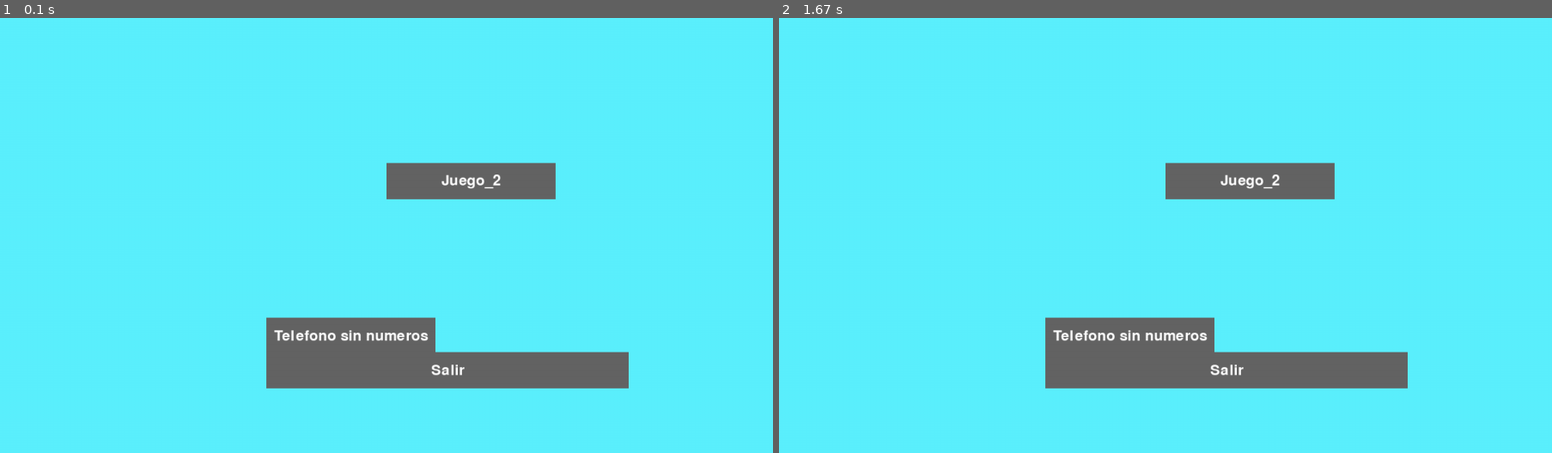
Above: before the commit, frames 1-2 (left to right).
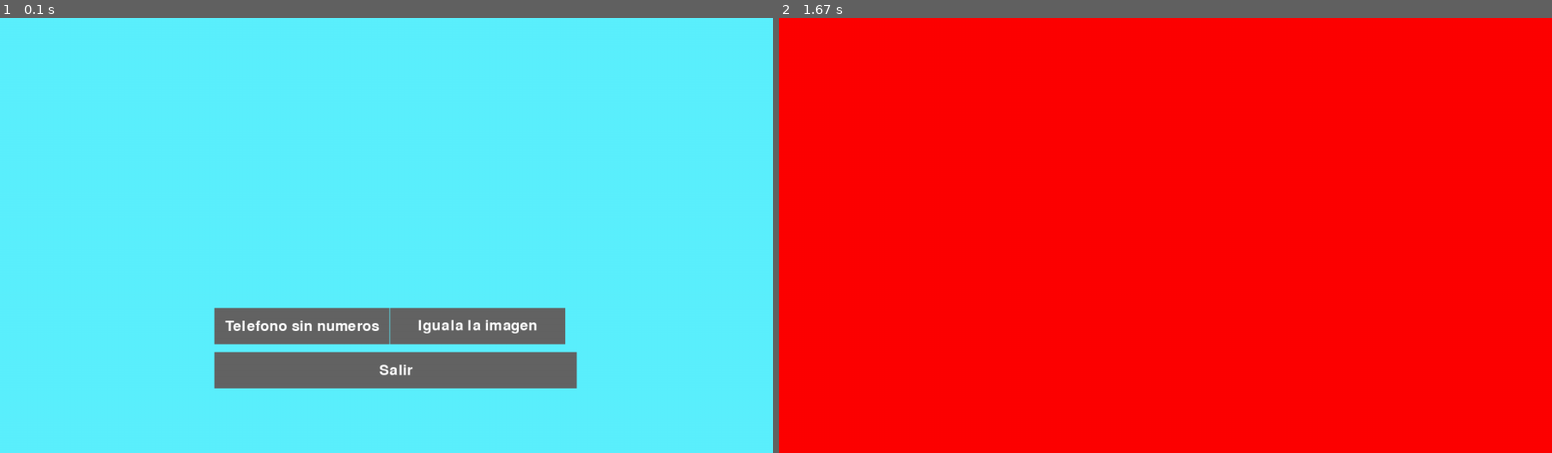
Above: after the commit, the same moments.

Repository: Bysantosj17/proyecto_pygame1
Game: pygame game, started from app.py
Two runs of this game, one before a commit and one after it. Both use one fixed random seed, a clock stepped at 60 frames per second and the inputs below.
Inputs (mouse positions are in pixels of both pictures, inside the frame that each line leads up to):
- Up to frame 1 (0.1 s): no input
- Up to frame 2 (1.67 s): click (1258, 326) at 0.38 s, where only the run after the commit has a clickable "Iguala la imagen"

The runs differ from the first frame. In frame 1, 6.6% of the frame differs, in the area x 27-82%, y 33-86%; in frame 2, 100%, in the area x 0-100%, y 0-100%.

Commit message:
21/02/2024 4:54pm

Diff:
--- a/menu/juegos/juego2/juego2.py
+++ b/menu/juegos/juego2/juego2.py
@@ -22,7 +22,7 @@
 screen_width = screen_info.current_w
 screen_height = screen_info.current_h
 
-class juego2:
+class Iguala_imagen:
     def __init__(self):
         pygame.init()
         self.juego_2 = pygame.display.set_mode((screen_width, screen_height), pygame.FULLSCREEN)
--- a/menu/menu.py
+++ b/menu/menu.py
@@ -17,23 +17,23 @@
 AZUL_CIELO = (92, 241, 254 )
 
 carpeta_proyecto = os.path.dirname(__file__)
-carpeta_img_menu = os.path.join(carpeta_proyecto, "img_menu")
+carpeta_img_menu = os.path.join(carpeta_proyecto, "imagenes")
+carp_img_fondo = os.path.join(carpeta_img_menu, "fondo")
 
 
 # Obtener las dimensiones de la pantalla del dispositivo
 screen_info = pygame.display.Info()
 screen_width = screen_info.current_w
 screen_height = screen_info.current_h
-
 class menu_game:
     def __init__(self):
         pygame.init()
         self.main_menu = pygame.display.set_mode((screen_width, screen_height), pygame.FULLSCREEN)
         self.color_font = (AZUL_CIELO)
         self.juego1_activado = True
-        self.btn_salir = Button("Salir", ((screen_width//2.9), (screen_height//1.3)), 600,60)
-        self.btn_juego1 = Btn_juego_1("Telefono sin numeros",  ((screen_width//2.90), (screen_height//1.45)), 280,60, Telefono_sin_num.corre_juego1)
-        self.btn_juego2 = Btn_juego_1("Juego_2",  ((screen_width//2), (screen_height//3)), 280,60, juego2.corre_juego2)
+        self.btn_salir = Button("Salir", ((screen_width//3.6), (screen_height//1.30)), 600,60)
+        self.btn_juego1 = Btn_juego_1("Telefono sin numeros",  ((screen_width//3.60), (screen_height//1.50)), 290,60, Telefono_sin_num.corre_juego1)
+        self.btn_juego2 = Btn_juego_1("Iguala la imagen",  ((screen_width// 1.98), (screen_height//1.50)), 290,60, Iguala_imagen.corre_juego2)
 
 
     def corre_menu(self):
@@ -50,7 +50,7 @@
                             a = Telefono_sin_num()
                             a.corre_juego1()
                     if self.btn_juego2.Iniciar_juego_1(pygame.mouse.get_pos()):
-                            a = juego2()
+                            a = Iguala_imagen()
                             a.corre_juego2()
 
             self.main_menu.fill(self.color_font)
